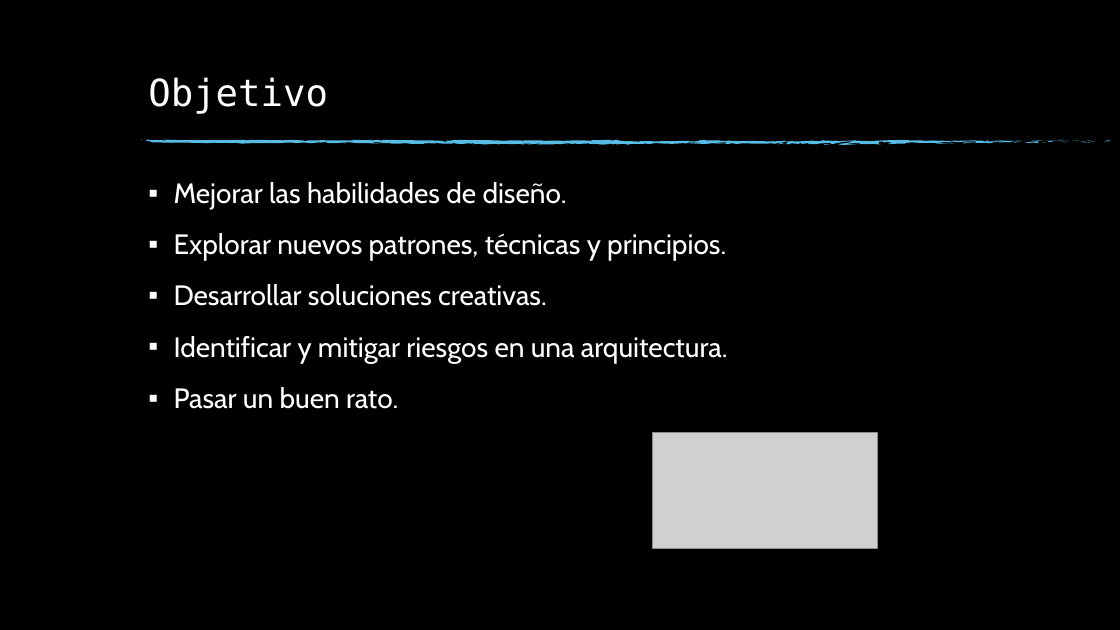
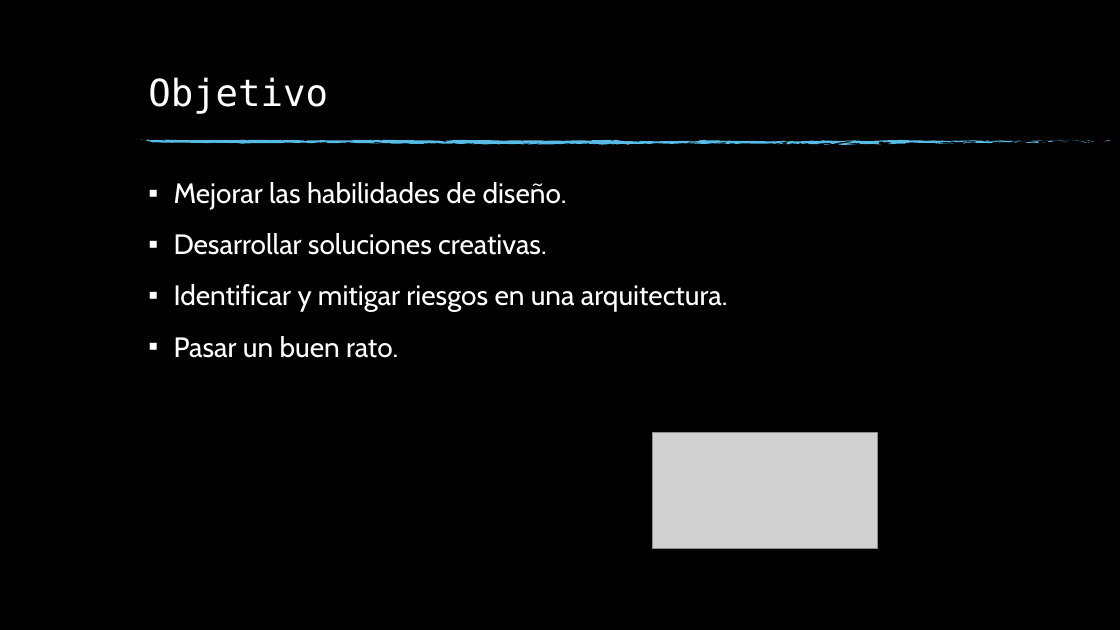
Before and after one commit to elkoyote07/kata-arch, a slide deck: slide 4 of docs/presentations/Kata Session.pptx. Drawn at 1120x630 pixels with LibreOffice and Linux fonts; fonts in the diff are those of the drawing; grey boxes stand for pictures; background and template pictures are left out. Boxes give left, top, right and bottom in pixels: in the first picture for what was removed or moved away, otherwise in the second. Text is boxed around its words. In the diff, an @@ line names an element or a change of style, - is before the commit and + after.

```diff
--- a/docs/presentations/Kata Session.pptx
+++ b/docs/presentations/Kata Session.pptx
@@ text at (174,233,726,261): paragraph removed @@
-▪ Explorar nuevos patrones, técnicas y principios.
```
Also in this commit, not shown: 6 other slides changed, 1 slide added.
